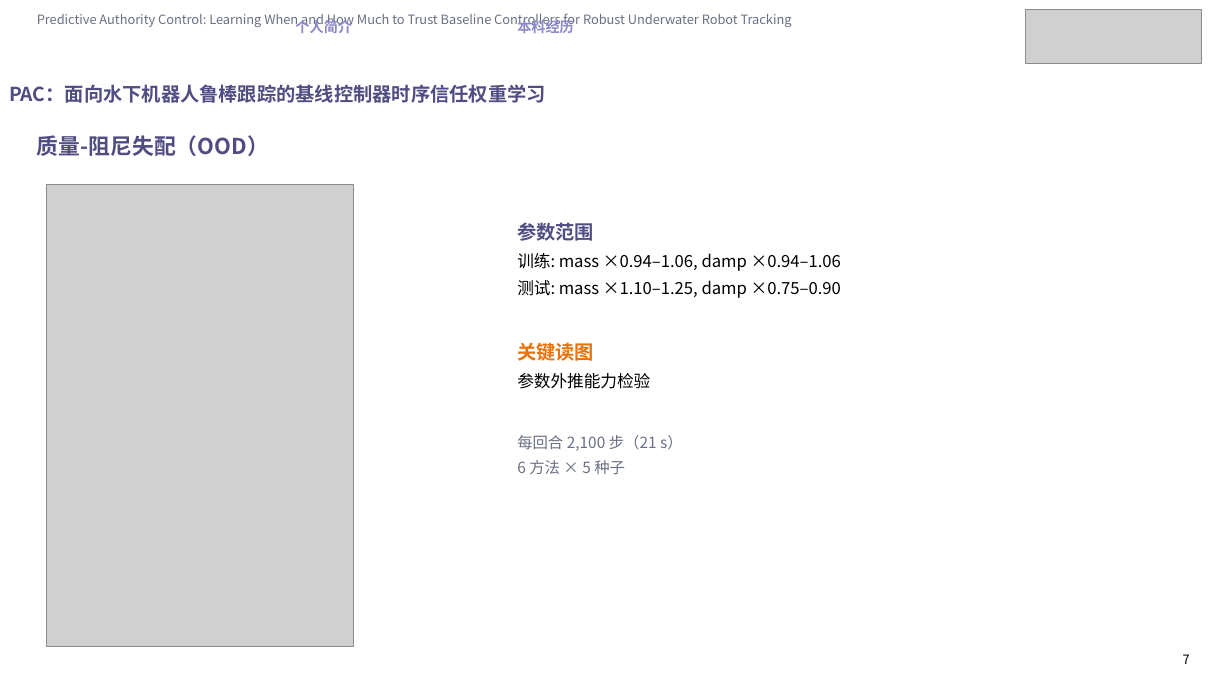
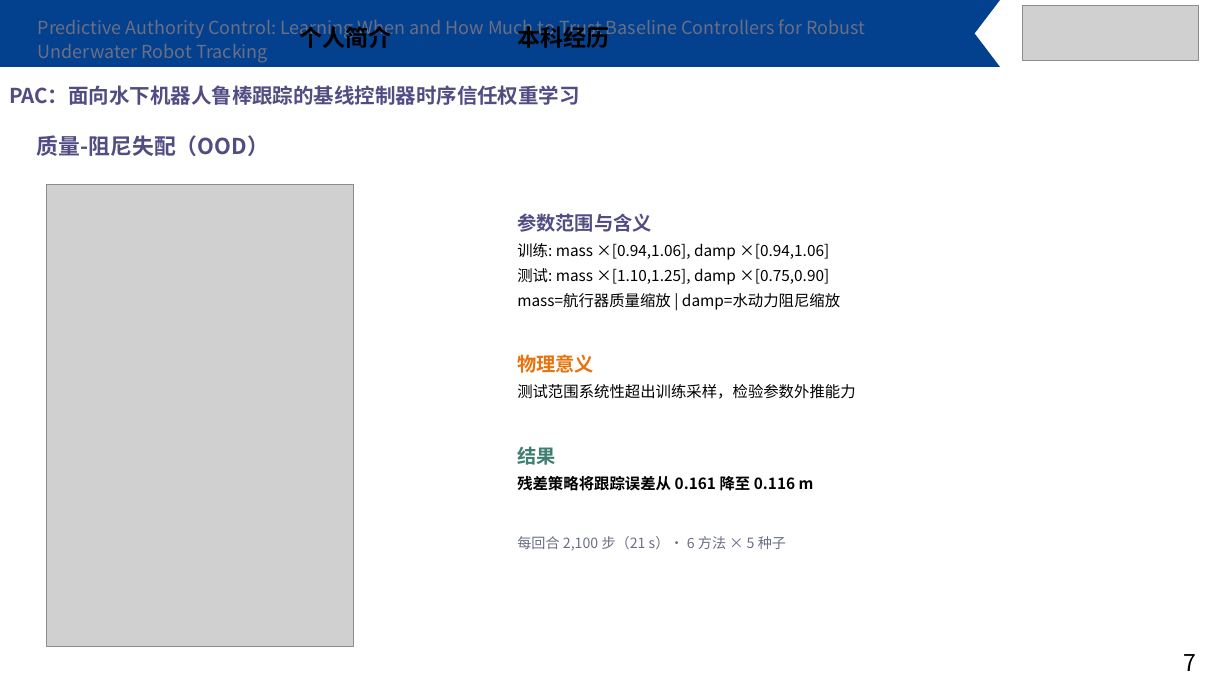
Before and after one commit to Jiacheng-Tian/predictive-authority-control, a slide deck: slide 7 of paper/PAC_组会答辩_完整版.pptx. Drawn at 1232x693 pixels with LibreOffice and Linux fonts; fonts in the diff are those of the drawing; grey boxes stand for pictures. Boxes give left, top, right and bottom in pixels: in the first picture for what was removed or moved away, otherwise in the second. Text is boxed around its words. In the diff, an @@ line names an element or a change of style, - is before the commit and + after.

Commit message:
defense: rebuild new slides with template fidelity + LaTeX formulas + param explanations
Three fixes per user feedback:
1. Template fidelity: FREEFORM decorative header bar copied from template
   slide to all new slides; nav tabs, logo, title bar, and page numbers
   use exact template positions and font sizes
2. LaTeX formulas: reward function, residual head, and blend equation
   rendered as mathtext PNG images (matplotlib, 300 dpi, Computer Modern)
   and inserted as pictures — no more plain-text formulas
3. Parameter explanations: every symbol now has a Chinese explanation
   in the table (w_e='位置误差权重', γ='折扣因子', τ='目标网络软更新率', etc.);
   gallery pages explain physical meaning of each parameter
   (mass='质量缩放因子', ρ='AR(1)自相关系数', θ='OU回归速率', etc.)

QA: 19 slides, 20/20 content probes pass, LibreOffice renders 19 pages.

```diff
--- a/paper/PAC_组会答辩_完整版.pptx
+++ b/paper/PAC_组会答辩_完整版.pptx
@@ freeform shape added at bbox=[0, 0, 1000, 67], fill #03408E @@
@@ text "Predictive Authority Control: Learning When ..." at bbox=[38, 19, 865, 63]: size 10 to 14 pt @@
@@ text "个人简介" at bbox=[299, 22, 391, 48]: size 11 to 18 pt, text colour #8C87C8 to #000000 @@
@@ text "本科经历" at bbox=[517, 22, 609, 48]: size 11 to 18 pt, text colour #8C87C8 to #000000 @@
@@ picture: place and size @@
-picture at bbox=[1026, 9, 1202, 64]
+picture at bbox=[1023, 6, 1199, 60]
@@ text "PAC：面向水下机器人鲁棒跟踪的基线控制器时序信任权重学习" at bbox=[9, 85, 580, 105]: size 15 to 16 pt @@
@@ text at bbox=[517, 213, 855, 550]: text changed; size 13 to 12 pt @@
-参数范围
-训练: mass ×0.94–1.06, damp ×0.94–1.06
-测试: mass ×1.10–1.25, damp ×0.75–0.90
-关键读图
-参数外推能力检验
-每回合 2,100 步（21 s）
-6 方法 × 5 种子
+参数范围与含义
+训练: mass ×[0.94,1.06], damp ×[0.94,1.06]
+测试: mass ×[1.10,1.25], damp ×[0.75,0.90]
+mass=航行器质量缩放 | damp=水动力阻尼缩放
+物理意义
+测试范围系统性超出训练采样，检验参数外推能力
+结果
+残差策略将跟踪误差从 0.161 降至 0.116 m
+每回合 2,100 步（21 s）· 6 方法 × 5 种子
@@ text "7" at bbox=[1183, 654, 1196, 671]: size 10 to 18 pt @@
```
Also in this commit, not shown: 10 other slides changed, 4 other files.
